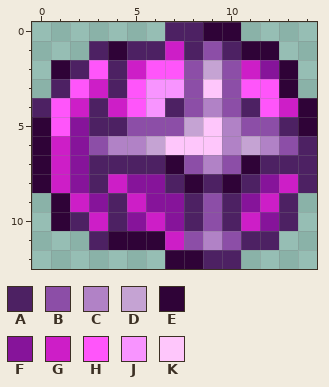
Two states of a pixel-art sprite, Content/Items/Yoyos/OrichalcumYoyo.png. That is the earlier state.
The file is 30x26 pixels, drawn in blocks of 2x2; one block is one cell here.
Palette (. is transparent): A #4d2163  B #8c4ea7  C #b182c6  D #c5a3d3  E #2f0337  F #86149a  G #cd1ec7  H #ff55fa  J #f894ff  K #fec6fb
Pixels before, first column x 0:
 0 .......AAEE....
 1 ...AEAAGABAEE..
 2 .EAHAGHHBDBGFE.
 3 .AHGAHJJBKBHHE.
 4 AHGAGHJABCBAHGE
 5 EHFAABBBDKCBBAE
 6 EGFBCCDKKKCDCBA
 7 EGFAAAAEBCBEAAA
 8 EGFAGFFAEAEAFGA
 9 .EGFAGFFABAFGA.
10 .EAGAFGFABAGFA.
11 ...AEEEGBCBAA..
12 .......EEAA....
New version:
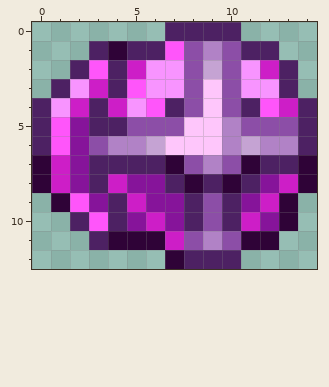
Diff:
y 0: x 9..10 EE -> AA
y 1: x 7..12 GABAEE -> HBCBAA
y 2: x 1 E -> .; x 6..7 HH -> JJ; x 11..13 GFE -> JGA
y 3: x 2 H -> J; x 11..13 HHE -> JJA
y 4: x 1 H -> J; x 5..6 HJ -> JH; x 9 C -> K; x 14 E -> A
y 5: x 0 E -> A; x 8 D -> K; x 13..14 AE -> BA
y 6: x 0..1 EG -> AH; x 13 B -> C
y 7..8: x 14 A -> E
y 9: x 2 G -> H; x 13 A -> E
y 10: x 1 E -> .; x 3 G -> H; x 13 A -> E
y 11: x 11..12 AA -> EE
y 12: x 8 E -> A
Changed places in both pictures, as pixel boxes (x1, y1, x2, y2):
changed: (32, 22, 317, 269)
